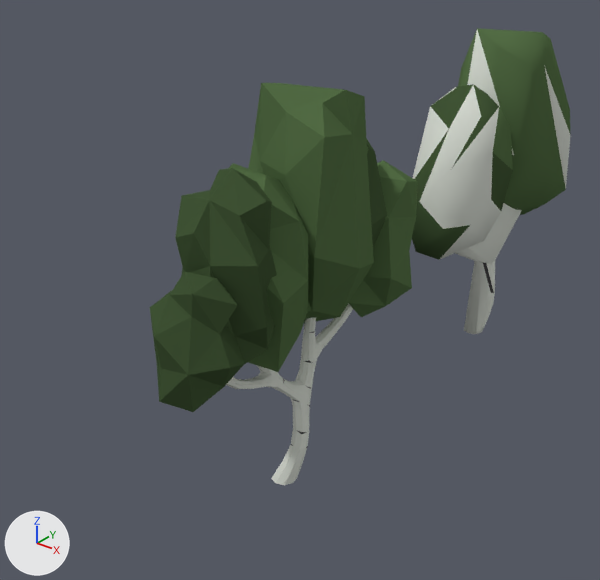
One commit to the Blender file Environment/Birch/Birch1.blend: the scene before it, then after it.
Both versions are drawn from a 50 mm camera at (4.0, -8.48, 4.92) aimed at (-0.64, -2.68, 1.32). Lighting does not change. The marker at lower left points along +X, +Y and +Z.

Names of what the first picture shows: 'BirchTree_4.000', 'BirchTree_4.002'.
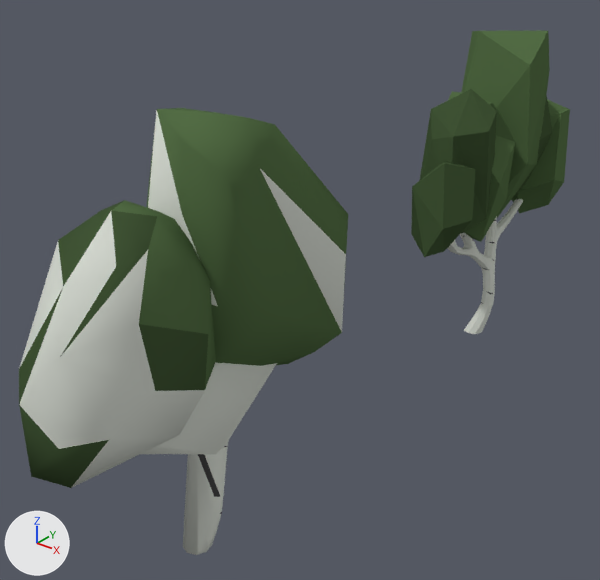
Diff of the bpy script that builds the scene:
```diff
--- a/Environment/Birch/Birch1.blend.py
+++ b/Environment/Birch/Birch1.blend.py
@@ me_cube_000 @@
 # used by ob_birchtree_4_000; location = (0.0, -3.68, -0.03)
-me_cube_000.from_pydata(...)  # 613 vertices, 677 faces; spans x -0.8..0.36, y -1.32..1.97, z -0.01..3.52
+me_cube_000.from_pydata(...)  # 497 vertices, 542 faces; spans x -0.79..0.33, y -1.3..1.92, z -0.01..3.52
+# me_cube_000 part 1
+# 190 vertices are removed from x -0.8..0.36, y -1.32..1.97, z 1.12..3.52
+# 276 faces are deleted
+# 3 vertices move from x -0.61..-0.29, y 1.14..1.75, z 2.09..2.39 to x -0.45..-0.08, y 0.92..1.84, z 1.93..2.92
+# 74 vertices are added at x -0.75..0.33, y -1.3..1.92, z 1.1..3.52
+# 62 new faces join them, mat_darkgreen (dark green #415536)
+# 79 new faces join them, mat_green (dark green #536d45)
 me_cube_000.materials.append(mat_white)
@@ ob_birchtree_4_002 @@
 ob_birchtree_4_002 = bpy.data.objects.new('BirchTree_4.002', me_cube_003)
-ob_birchtree_4_002.location = (0.0, 0.0, -0.03)
+ob_birchtree_4_002.location = (0.0, -4.82, -0.03)
 _m = ob_birchtree_4_002.modifiers.new('Triangulate', 'TRIANGULATE')
@@ ob_birchtree_4_000 @@
 ob_birchtree_4_000 = bpy.data.objects.new('BirchTree_4.000', me_cube_000)
-ob_birchtree_4_000.location = (0.0, -3.68, -0.03)
+ob_birchtree_4_000.location = (0.0, 0.0, -0.03)
 _m = ob_birchtree_4_000.modifiers.new('Triangulate', 'TRIANGULATE')
```

Location of each change, (x1, y1, x2, y2) in pixels of the pictures (600 x 580 px):
'BirchTree_4.002', moved: before (412, 28, 571, 334); after (19, 108, 348, 555)
'BirchTree_4.000', reshaped, moved (41% narrower, 25% shorter): before (150, 83, 418, 486); after (411, 31, 570, 334)
part 1 of me_cube_000, cut back: before (150, 83, 418, 412); after (411, 31, 570, 257)
